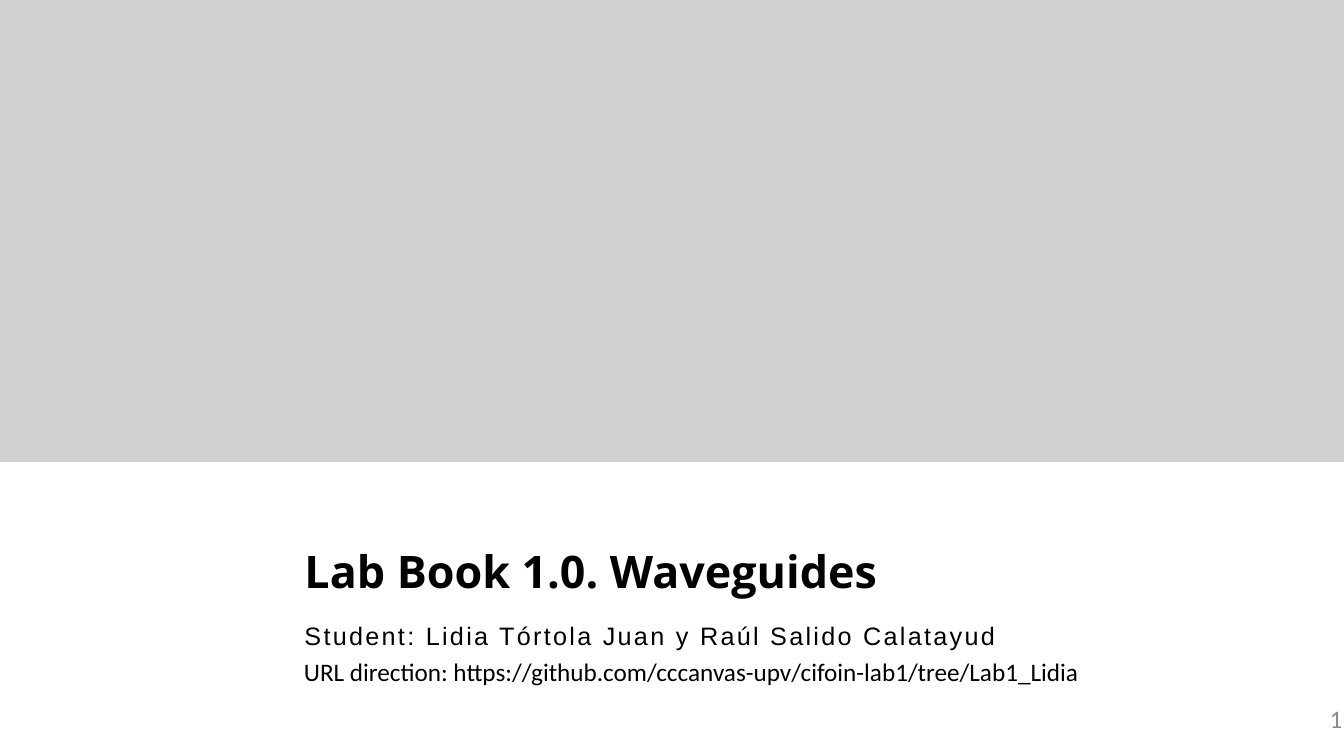
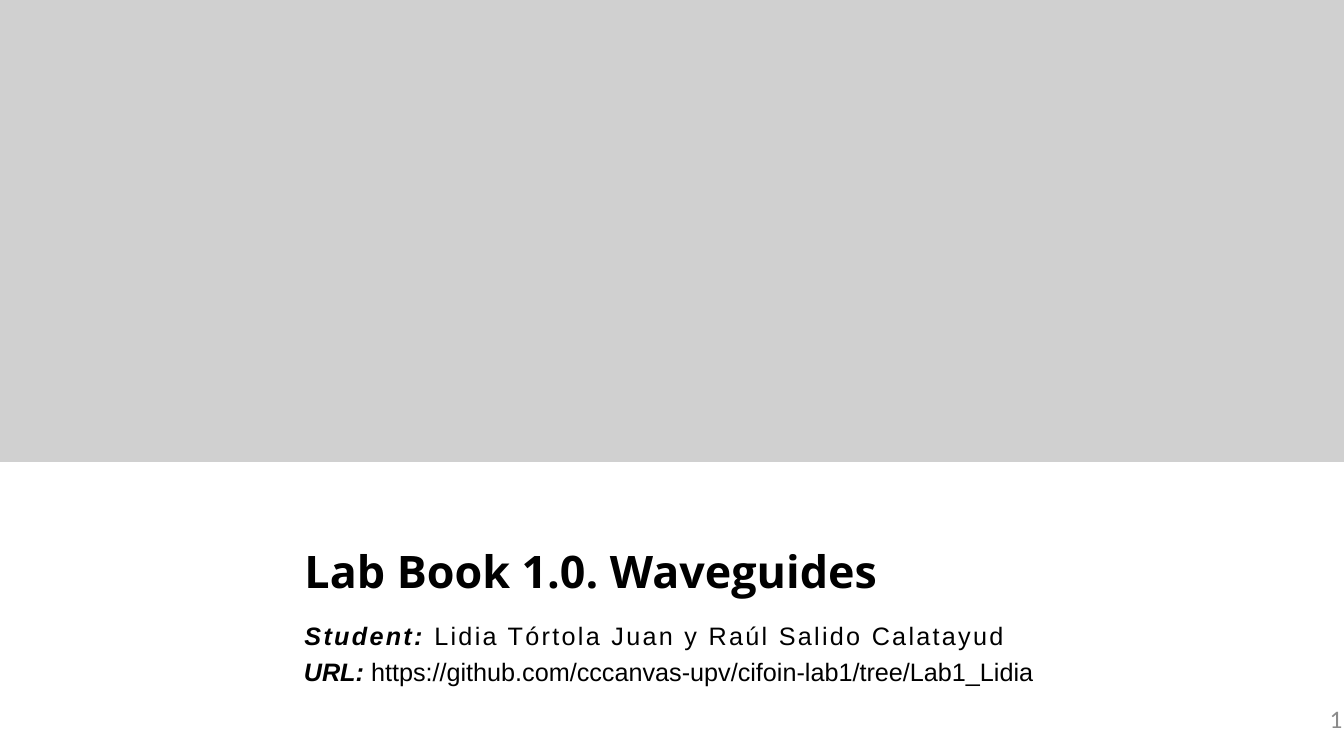
Before and after one commit to cccanvas-upv/cifoin-lab1, a slide deck: slide 1 of LabBook_10.pptx. Drawn at 1344x756 pixels with LibreOffice and Linux fonts; fonts in the diff are those of the drawing; grey boxes stand for pictures; background and template pictures are left out. Boxes give left, top, right and bottom in pixels: in the first picture for what was removed or moved away, otherwise in the second. Text is boxed around its words. In the diff, an @@ line names an element or a change of style, - is before the commit and + after.

```diff
--- a/LabBook_10.pptx
+++ b/LabBook_10.pptx
@@ text "Student: Lidia Tórtola Juan y ..." at <box>304,626,1004,650</box>: bold on, italic on in "Student:" @@
@@ text at <box>304,662,1033,687</box>: text changed; font Calibri to Arial @@
-URL direction: https://github.com/cccanvas-upv/cifoin-lab1/tree/Lab1_Lidia
+URL: https://github.com/cccanvas-upv/cifoin-lab1/tree/Lab1_Lidia
```
Also in this commit, not shown: 5 other slides changed, 2 slides added, 1 slide removed.
